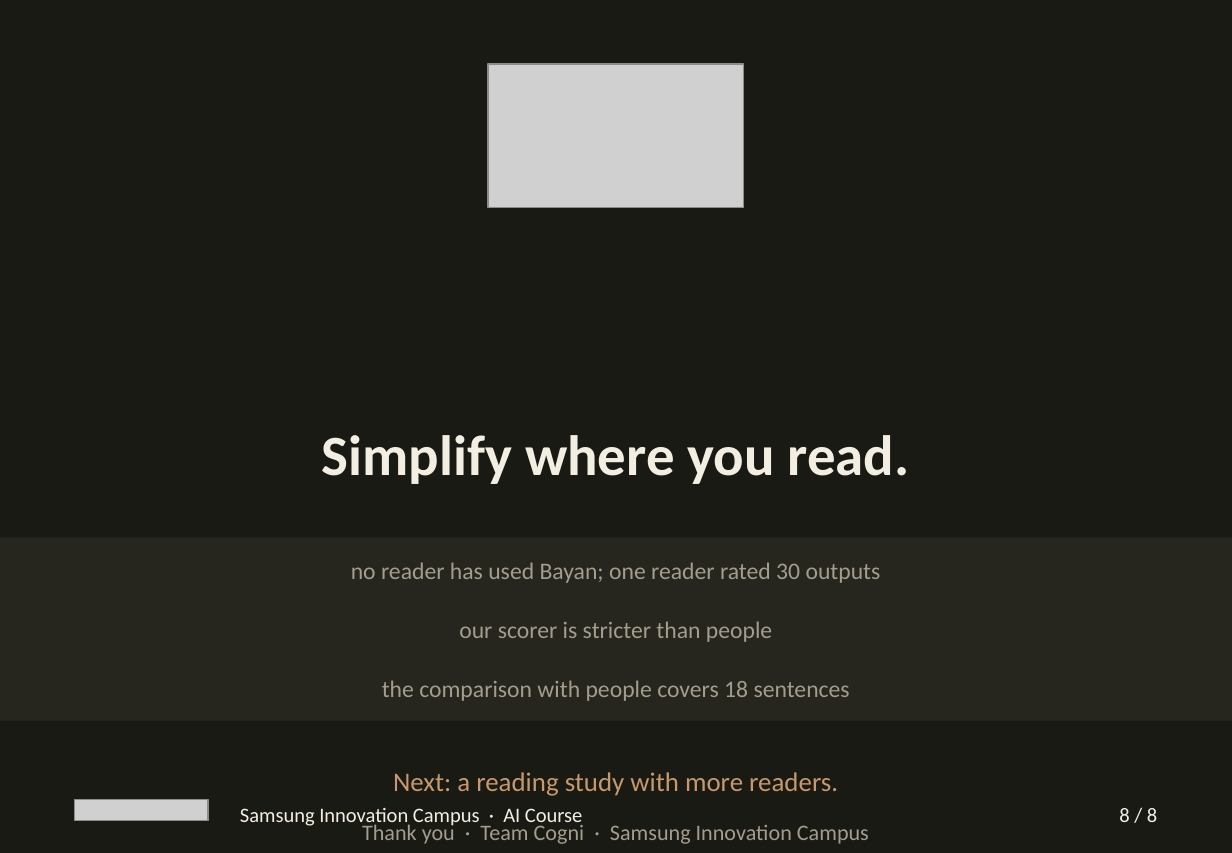
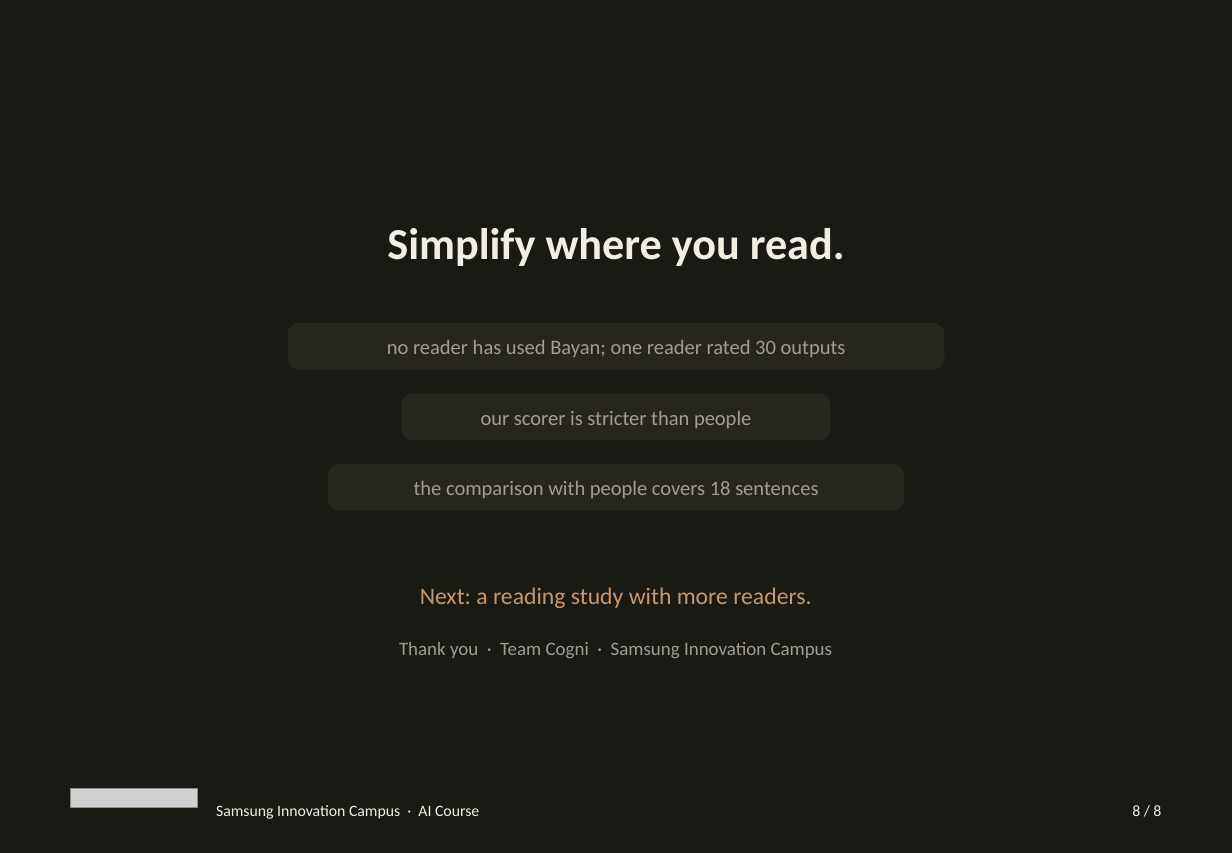
Before and after one commit to Cogni-Libya/Bayan, a slide deck: slide 20 of deliverables/04_presentation/Bayan_Submission.pptx (slide 8 before the commit). Drawn at 1232x853 pixels with LibreOffice and Linux fonts; fonts in the diff are those of the drawing; grey boxes stand for pictures. Boxes give left, top, right and bottom in pixels: in the first picture for what was removed or moved away, otherwise in the second. Text is boxed around its words. In the diff, an @@ line names an element or a change of style, - is before the commit and + after.

```diff
--- a/deliverables/04_presentation/Bayan_Submission.pptx
+++ b/deliverables/04_presentation/Bayan_Submission.pptx
@@ picture removed at box(488, 64, 744, 207) @@
@@ text "Simplify where you read.": place and size @@
-text "Simplify where you read." at box(322, 435, 910, 484)
+text "Simplify where you read." at box(387, 228, 845, 266)
@@ text "Simplify where you read." at box(387, 228, 845, 266): size 36 to 28 pt @@
@@ size 15 to 13 pt; proportions changed in 3 elements at box(329, 465, 903, 510), box(403, 395, 829, 439), box(289, 324, 944, 369) @@
@@ rounded rectangle "no reader has used Bayan; ...": place and size @@
-rounded rectangle "no reader has used Bayan; ..." at box(0, 538, 1232, 602)
+rounded rectangle "no reader has used Bayan; ..." at box(289, 324, 944, 369)
@@ rounded rectangle "our scorer is stricter than ...": place and size @@
-rounded rectangle "our scorer is stricter than ..." at box(0, 597, 1232, 661)
+rounded rectangle "our scorer is stricter than ..." at box(403, 395, 829, 439)
@@ rounded rectangle "the comparison with people covers ...": place and size @@
-rounded rectangle "the comparison with people covers ..." at box(0, 656, 1232, 720)
+rounded rectangle "the comparison with people covers ..." at box(329, 465, 903, 510)
@@ text "Next: a reading study with ...": place and size @@
-text "Next: a reading study with ..." at box(393, 772, 838, 796)
+text "Next: a reading study with ..." at box(420, 587, 811, 608)
@@ text "Next: a reading study with ..." at box(420, 587, 811, 608): size 17 to 15 pt @@
@@ text "Thank you · Team Cogni ...": place and size @@
-text "Thank you · Team Cogni ..." at box(362, 821, 869, 844)
+text "Thank you · Team Cogni ..." at box(399, 642, 833, 658)
@@ text "Thank you · Team Cogni ..." at box(399, 642, 833, 658): size 14 to 12 pt @@
@@ picture: place and size @@
-picture at box(75, 800, 208, 820)
+picture at box(71, 788, 198, 808)
@@ text "Samsung Innovation Campus · AI ..." at box(216, 805, 479, 819): size 13 to 10 pt @@
@@ text "Samsung Innovation Campus · AI ...": place and size @@
-text "Samsung Innovation Campus · AI ..." at box(240, 808, 583, 828)
+text "Samsung Innovation Campus · AI ..." at box(216, 805, 479, 819)
@@ text "8 / 8" at box(1132, 805, 1161, 816): size 13 to 10 pt @@
```
Also in this commit, not shown: 7 other slides changed, 12 slides added, 2 other files.
